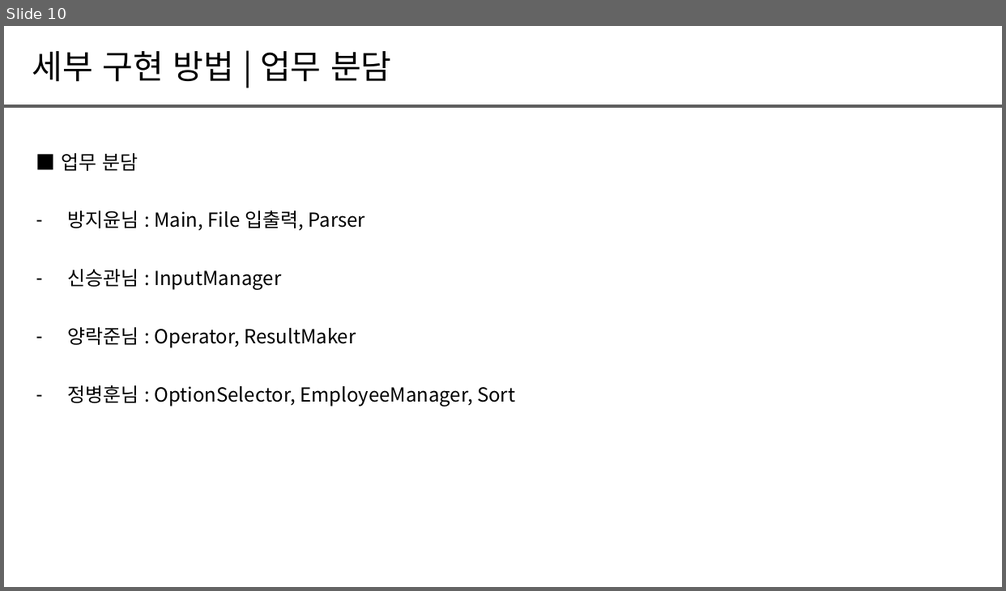
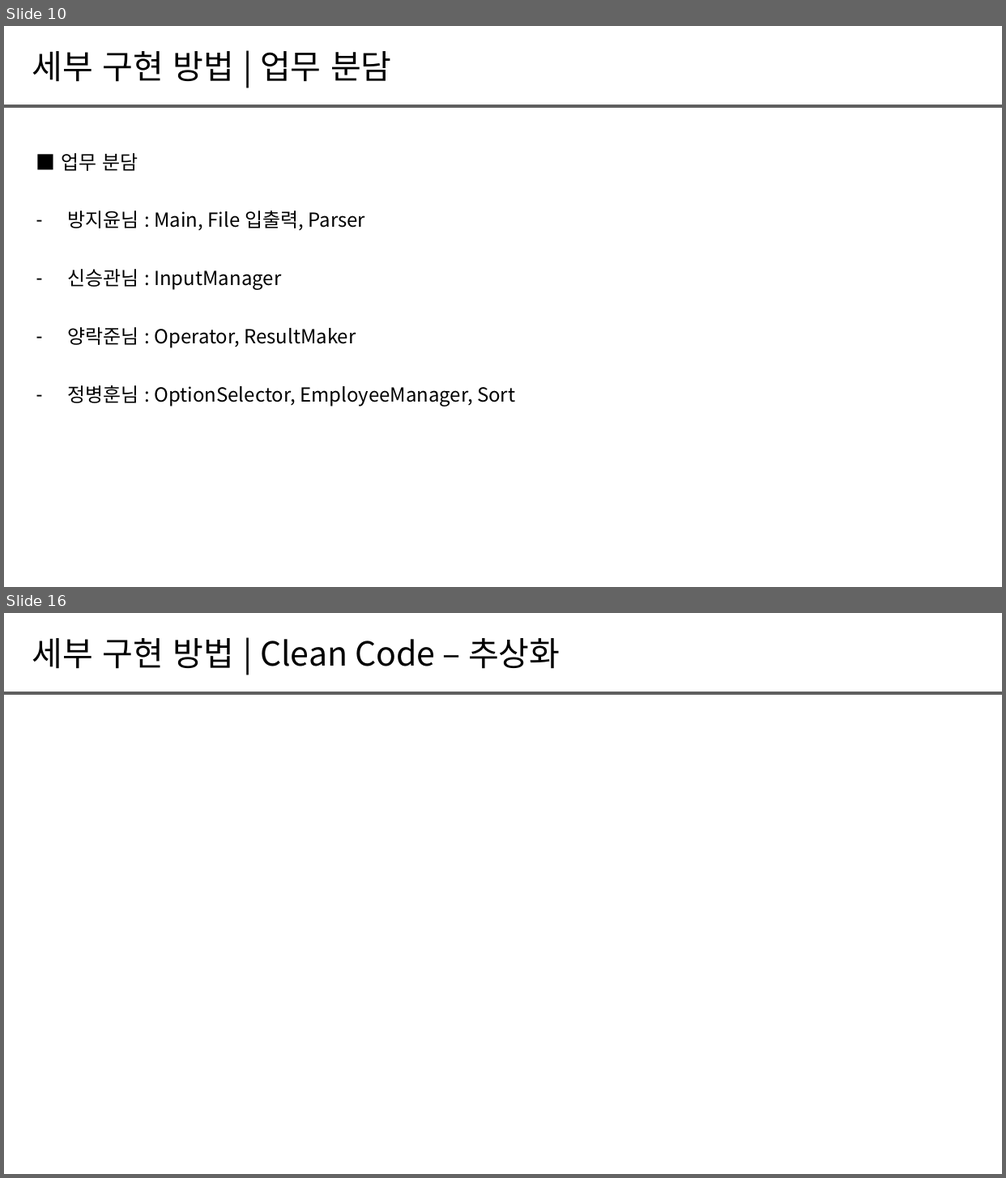
Before and after one commit to Rakjunyang/BeautifulCode, a slide deck: 팀프로젝트＿발표양식_B조.pptx. Shown one above the other, each under a label of ours: slide 10 before the commit, slides 10 and 16 after it; the slides between them are not shown. The pictures are 1006x591 and 1006x1178 pixels, drawn with LibreOffice and Linux fonts; fonts in the diff are those of the drawing. Boxes give left, top, right and bottom in pixels: in the first picture for what was removed or moved away, otherwise in the second. Text is boxed around its words. In the diff, an @@ line names an element or a change of style, - is before the commit and + after.

```diff
--- a/팀프로젝트＿발표양식_B조.pptx
+++ b/팀프로젝트＿발표양식_B조.pptx
@@ slide 16 added at bbox=[4, 613, 1002, 1174], background #FFFFFF @@
@@ text added at bbox=[32, 638, 560, 669], 24 pt, text #000000 @@
+세부 구현 방법 | Clean Code – 추상화
@@ line added from (4, 693) to (1002, 693), #5F5F5F 2 pt @@
```
Also in this commit, not shown: 1 slide changed, 12 other slides added.
